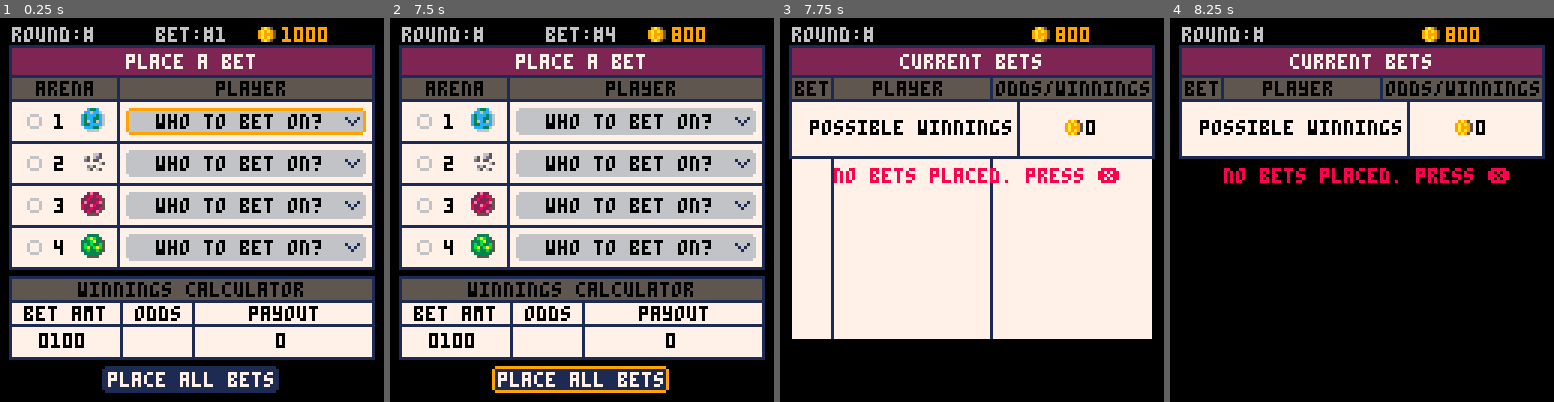
Above: before the commit, frames 1-4 (left to right).
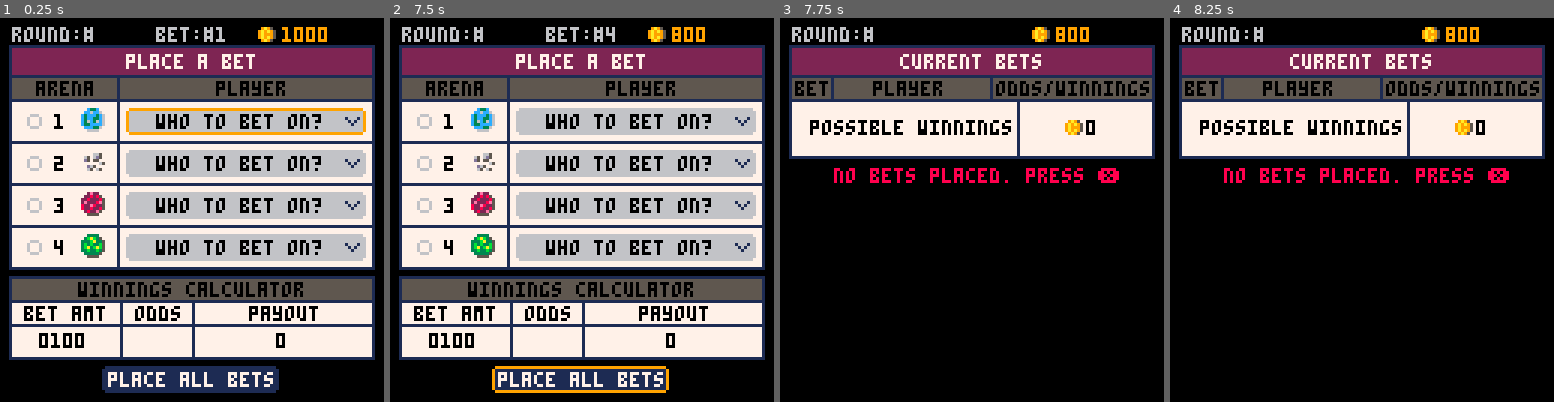
Above: after the commit, the same moments.

Repository: suspicious-smoke/club-bets-pico8
Game: PICO-8 cartridge club-bets.p8
The game is run twice, just before and just after one commit, with the same random seed, the same clock (stepped at 60 frames per second) and the same inputs.
Inputs:
- Up to frame 1 (0.25 s): no input
- Up to frame 2 (7.5 s): tap X (X key) at 0.33, 1.07, 1.85, 2.97, 4.08, 5.2, 6.32, 7.43 s; tap O (Z key) at 0.7, 1.7, 2.1, 2.5, 2.9, 3.3, 3.7, 4.1, 4.5, 4.9, 5.3, 5.7, 6.1, 6.5, 6.9, 7.3 s; hold Right 1.6-2.1 s; hold Up 2.15-2.42 s; hold Right 2.47-3.03 s; hold Left 3.08-3.58 s; hold Down 3.63-3.97 s; hold Right 4.02-4.68 s; hold Up 4.73-5.03 s; hold Left 5.08-5.68 s; hold Down 5.73-6.03 s; hold Right 6.08-6.58 s; hold Right 6.63-7.13 s; hold Up 7.18-7.45 s
- Up to frame 3 (7.75 s): hold Right from 7.5 s (still down); tap O (Z key) at 7.7 s
- Up to frame 4 (8.25 s): release Right at 8.07 s; tap O (Z key) at 8.1 s; hold Left from 8.12 s (still down)

Frames 1-2 are identical in both runs. In frame 3, 43% of the frame differs, in the area x 3-97%, y 36-84%; in frame 4, nothing differs.

Commit message:
work on draw_bet_summary function

Diff:
--- a/club-bets.p8
+++ b/club-bets.p8
@@ -334,10 +334,12 @@
 function init_confirm()
 	scroller=0
 	max_scroll=0
+	o_pcount=0
 	bet_title="current bets"
 	get_bet_summary()
 	show_winners=false
 	get_bet_costs()
+	prep_draw_bet_summary()
 	has_money=arr_greater_equal(money,total_bet)
 	made_bets=arr_to_str(total_winnings)!="0"
 	_upd=upd_confirm
@@ -400,6 +402,33 @@
 	end
 end
 
+function prep_draw_bet_summary()
+	bet_offsets=reset_array(10,0)
+	o_pcount=0--old_player_count
+	for i_bet=1,10 do
+		p_count=1
+		_cbet=bets[i_bet]
+		if show_winners==false or (show_winners==true and is_winning_bet(_cbet)) then
+			for i_arena=1,4 do
+				for i_aplyr=1,4 do
+					if _cbet[2][i_arena][i_aplyr] then
+						p_count+=1
+					end
+				end
+			end
+			if p_count>1 then
+				pc_mult=8
+				if p_count==2 then
+					pc_mult=9
+				end
+				bet_offsets[i_bet]=o_pcount
+				o_pcount+=p_count*pc_mult-1--next bets bet_offset
+			end
+		end
+	end
+	max_scroll=o_pcount-60
+end
+
 function draw_bet_summary()
 	print("round:#",4,3-scroller,6)
 	spr(108,83,1-scroller)--coin
@@ -417,52 +446,45 @@
 	print("player",31,21-scroller,0)
 	line(70,20-scroller,70,max_scroll+106-scroller,1)--end plyr line
 	print("odds/winnings",72,21-scroller,0)
-	bet_count=0
-	p_count=1
-	o_pcount=0
 	for i_bet=1,10 do
 		p_count=1
-		_cbet_odds=1
 		_cbet=bets[i_bet]
-
 		if show_winners==false or (show_winners==true and is_winning_bet(_cbet)) then
-			print(i_bet,6,21+o_pcount-scroller+8,0)
-
+			local _offy=bet_offsets[i_bet]-scroller
+			--draw players from bet
 			for i_arena=1,4 do
 				for i_aplyr=1,4 do
 					if _cbet[2][i_arena][i_aplyr] then
-						spr(101+i_arena,19,12+p_count*9+o_pcount-scroller+8)--planet
-						print(players[arenas[i_arena][i_aplyr][1]][1],28,14+p_count*9+o_pcount-scroller+8,0)--player name
+						spr(101+i_arena,19,12+p_count*9+_offy+8)--planet
+						print(players[arenas[i_arena][i_aplyr][1]][1],28,14+p_count*9+_offy+8,0)--player name
 						p_count+=1
 					end
 				end
 			end
 
 			if p_count>1 then
+				print(i_bet,6,21+_offy+8,0)
 				pc_mult=8
 				if p_count==2 then
 					pc_mult=9
 				end
-				rrect(3,19+o_pcount-scroller+8,122,p_count*pc_mult,0,1)
+				rrect(3,19+_offy+8,122,p_count*pc_mult,0,1)
 				_p_odds=print_bet_odds(bets_odds[i_bet])
-				print(_p_odds,98-#_p_odds*2,30+o_pcount-scroller,0)
+				print(_p_odds,98-#_p_odds*2,30+_offy,0)
 				winnings_str=arr_to_str(bets_winnings[i_bet])
-				spr(108,90-#winnings_str*2,36+o_pcount-scroller)--coin
-				print(winnings_str,98-#winnings_str*2,38+o_pcount-scroller,0)
-				o_pcount+=p_count*pc_mult-1
-				bet_count+=1
-			end
-		end
-	end
-	max_scroll=o_pcount-60
+				spr(108,90-#winnings_str*2,36+_offy)--coin
+				print(winnings_str,98-#winnings_str*2,38+_offy,0)
+			end
+		end
+	end
 end
 
 function init_end_of_round()
-		calculate_winners()
-			--pay for bets
-		money=arr_sub(money,total_bet)
-		_upd=upd_end_of_round
-		_drw=drw_end_of_round
+	calculate_winners()
+		--pay for bets
+	money=arr_sub(money,total_bet)
+	_upd=upd_end_of_round
+	_drw=drw_end_of_round
 end
 
 function upd_end_of_round()
@@ -485,10 +507,12 @@
 function init_winning_bets()
 	scroller=0
 	max_scroll=0
+	o_pcount=0
 	bet_title="collect winnings"
 	get_bet_summary()
 	get_winning_cash()
 	show_winners=true
+	prep_draw_bet_summary()
 	_upd=upd_winning_bets
 	_drw=drw_winning_bets
 end
